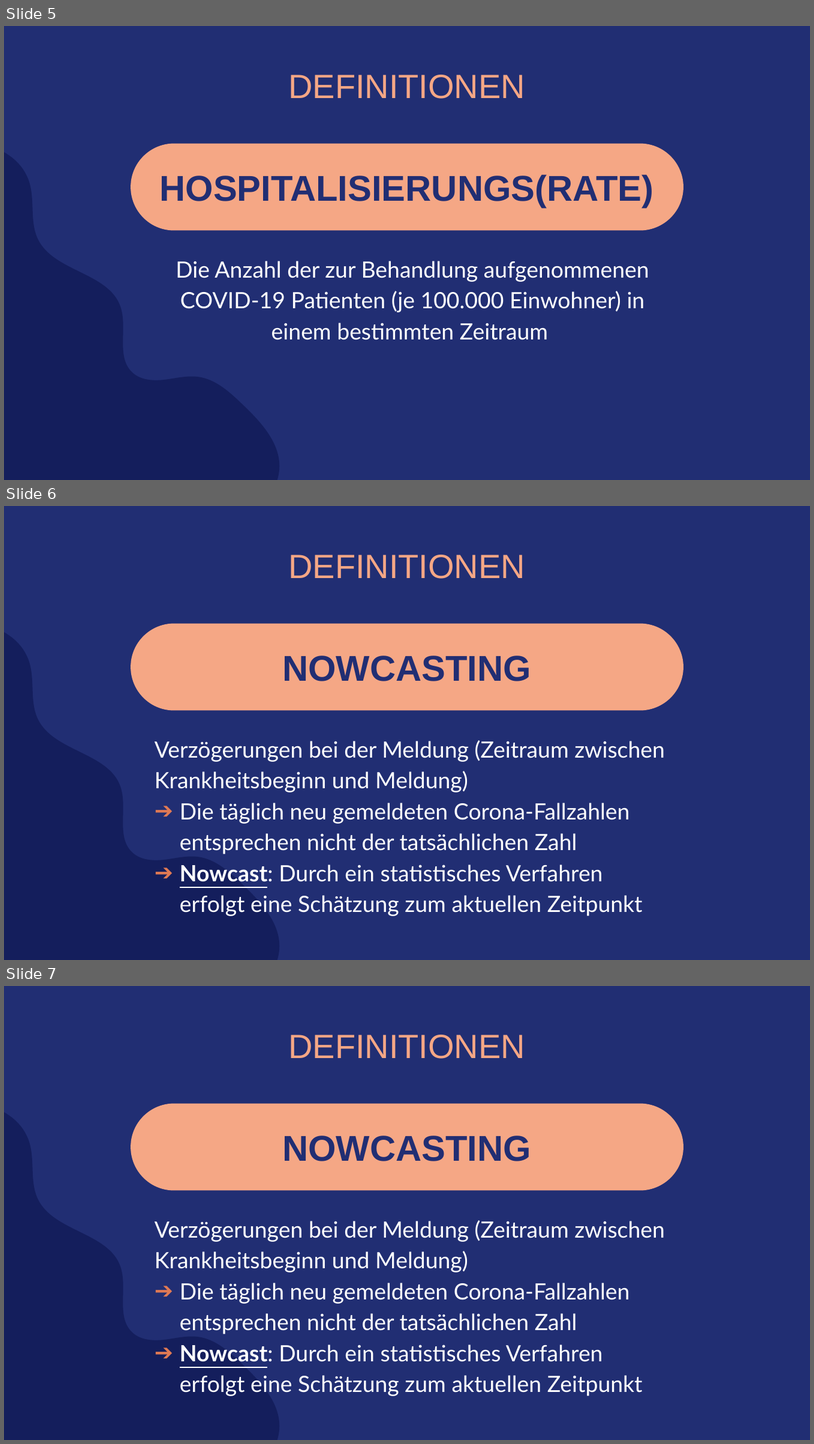
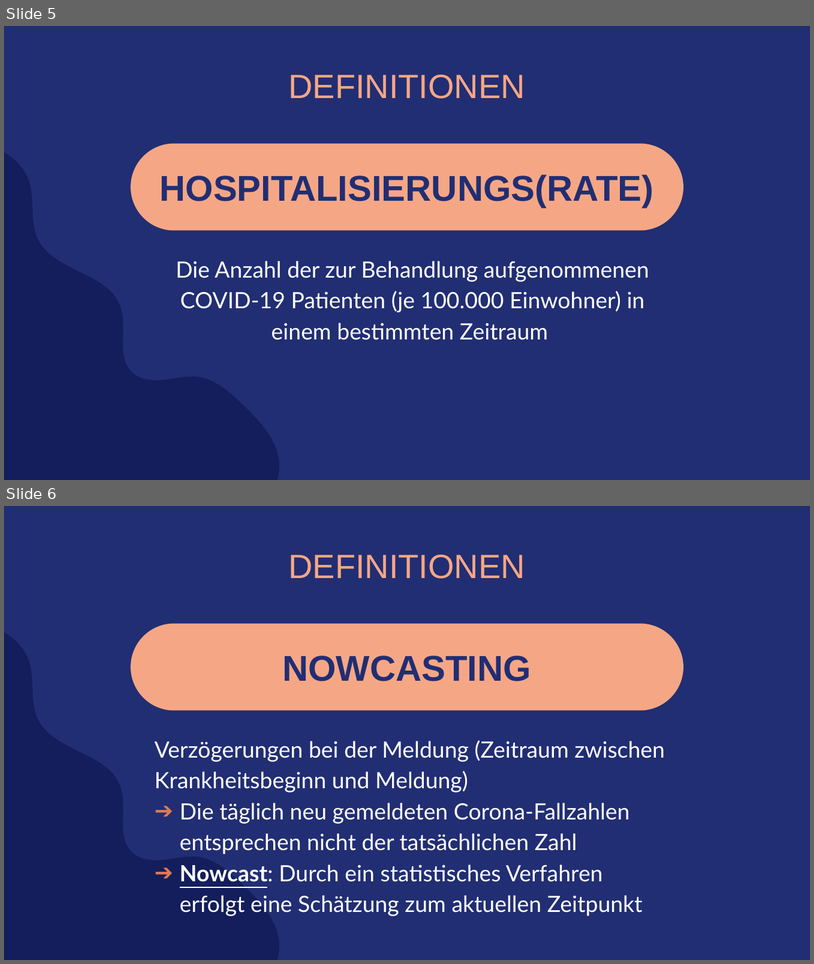
Before and after one commit to amarquard089/Covid19-Hospitalisierungsrate, a slide deck: Praesentation/COVID-19 Hospitalisierungsrate.pptx. Shown one above the other, each under a label of ours: slides 5, 6 and 7 before the commit, slides 5 and 6 after it. The pictures are 814x1444 and 814x964 pixels, drawn with LibreOffice and Linux fonts; fonts in the diff are those of the drawing. Boxes give left, top, right and bottom in pixels: in the first picture for what was removed or moved away, otherwise in the second. Text is boxed around its words. In the diff, an @@ line names an element or a change of style, - is before the commit and + after.

```diff
--- a/Praesentation/COVID-19 Hospitalisierungsrate.pptx
+++ b/Praesentation/COVID-19 Hospitalisierungsrate.pptx
@@ slide 6 removed at [4, 506, 810, 960], background #212E73; not listed: 1 template element that a slide beside it also shows @@
@@ title removed at [288, 555, 525, 579] @@
-DEFINITIONEN
@@ rounded rectangle removed at [131, 624, 684, 711] @@
-NOWCASTING
@@ text removed at [155, 740, 665, 916] @@
-Verzögerungen bei der Meldung (Zeitraum zwischen Krankheitsbeginn und Meldung)
-➔ Die täglich neu gemeldeten Corona-Fallzahlen entsprechen nicht der tatsächlichen Zahl
-➔ Nowcast: Durch ein statistisches Verfahren erfolgt eine Schätzung zum aktuellen Zeitpunkt
@@ what was slide 7 is now slide 6 @@
```
Also in this commit, not shown: 7 slides changed, 1 slide added, 1 other slide removed.
